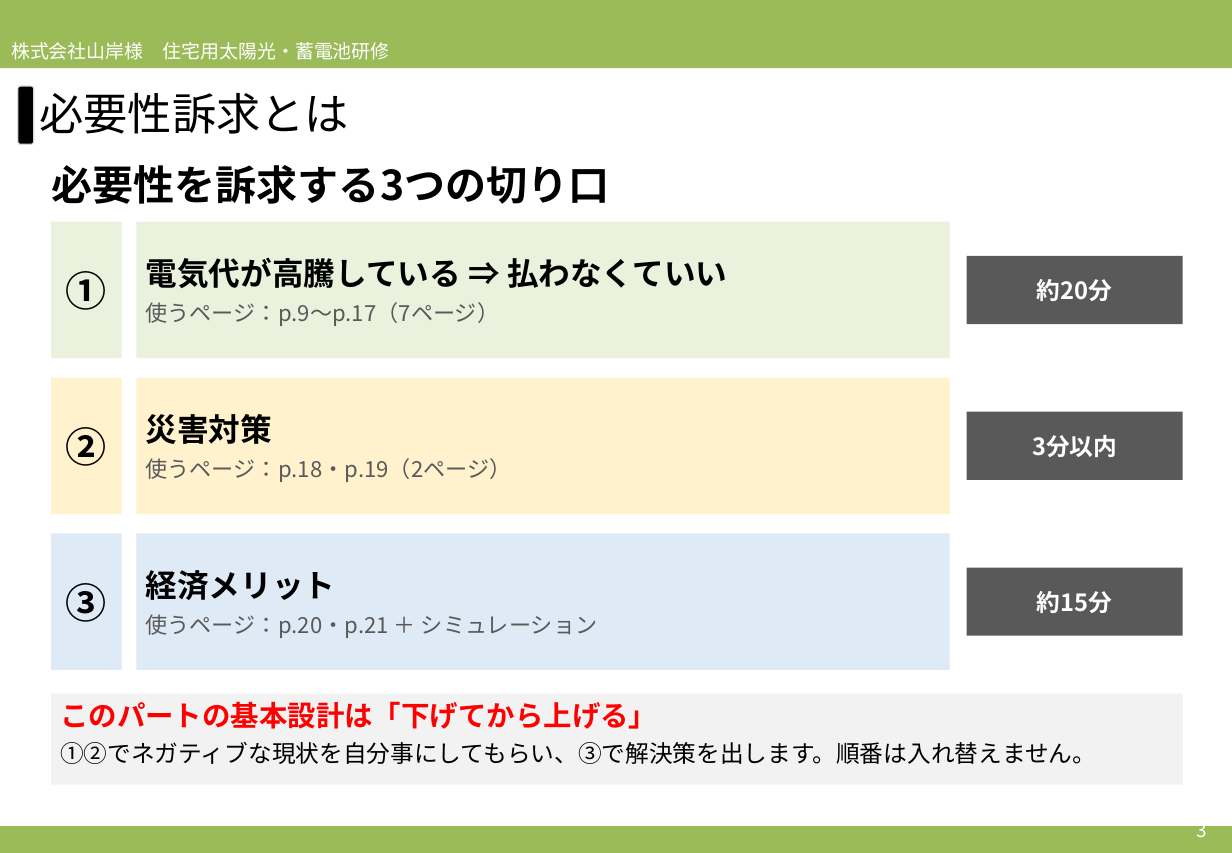
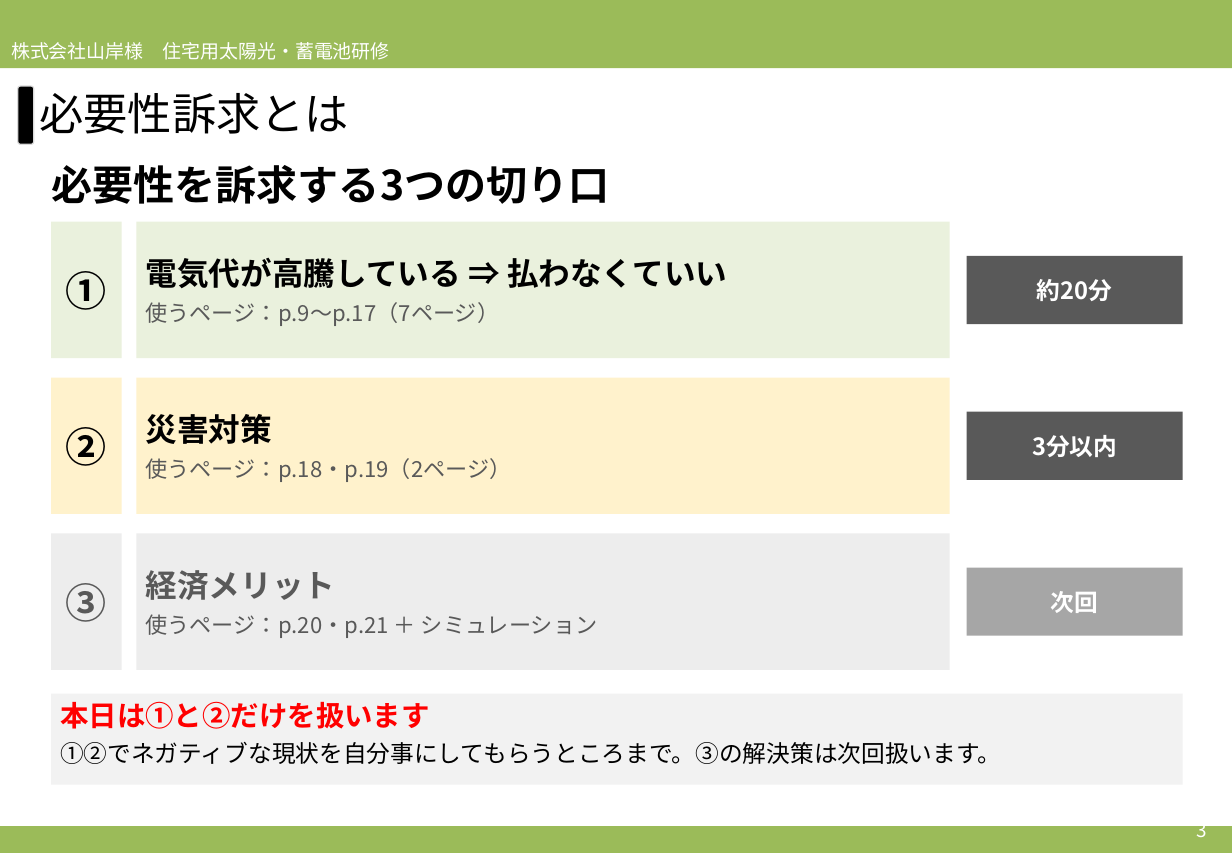
Before and after one commit to soshiro-iki-sys/-, a slide deck: slide 3 of slides/2026営業研修_必要性訴求パート_アプローチブックの伝え方.pptx. Drawn at 1232x853 pixels with LibreOffice and Linux fonts; fonts in the diff are those of the drawing. Boxes give left, top, right and bottom in pixels: in the first picture for what was removed or moved away, otherwise in the second. Text is boxed around its words. In the diff, an @@ line names an element or a change of style, - is before the commit and + after.

```diff
--- a/slides/2026営業研修_必要性訴求パート_アプローチブックの伝え方.pptx
+++ b/slides/2026営業研修_必要性訴求パート_アプローチブックの伝え方.pptx
@@ rectangle "③" at (51, 534, 122, 670): text colour #000000 to #595959; fill #DEEBF7 to #EDEDED @@
@@ rectangle "経済メリット" at (137, 534, 950, 670): fill #DEEBF7 to #EDEDED @@
@@ rectangle "次回" at (967, 568, 1183, 636): fill #595959 to #A6A6A6 @@
@@ text in rectangle at (146, 570, 336, 600): text colour #000000 to #595959 in "経済メリット" @@
@@ text in rectangle at (1051, 591, 1098, 613): text changed @@
-約15分
+次回
@@ text in rectangle at (60, 701, 1001, 764): text changed @@
-このパートの基本設計は「下げてから上げる」
-①②でネガティブな現状を自分事にしてもらい、③で解決策を出します。順番は入れ替えません。
+本日は①と②だけを扱います
+①②でネガティブな現状を自分事にしてもらうところまで。③の解決策は次回扱います。
```
Also in this commit, not shown: 8 other slides changed, 6 slides removed, 2 other files.
